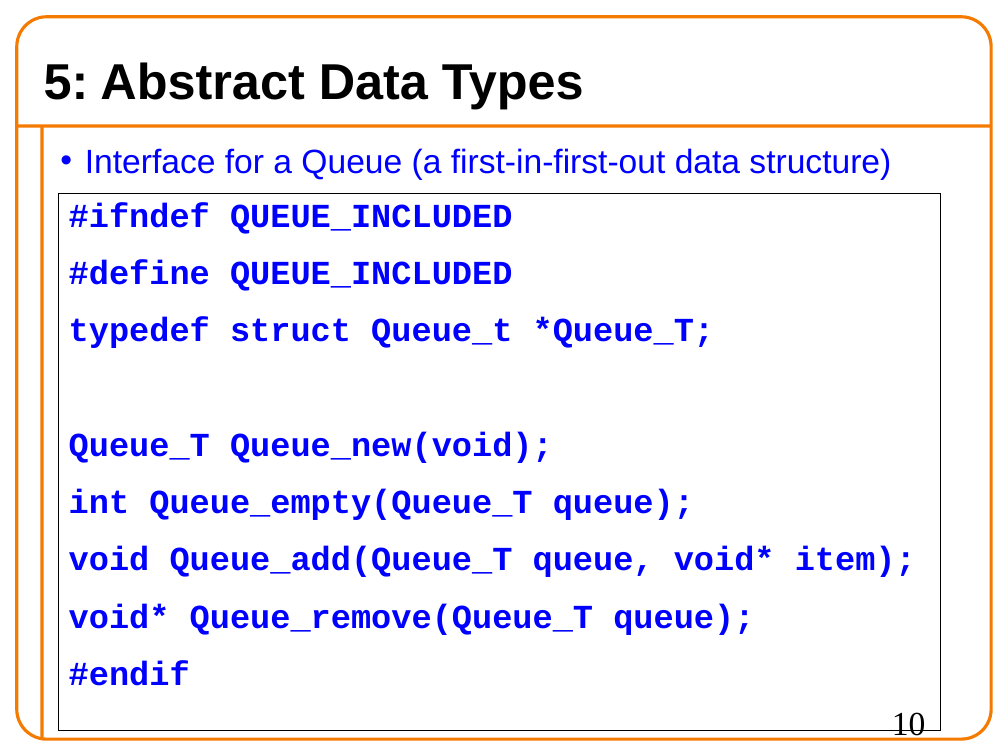
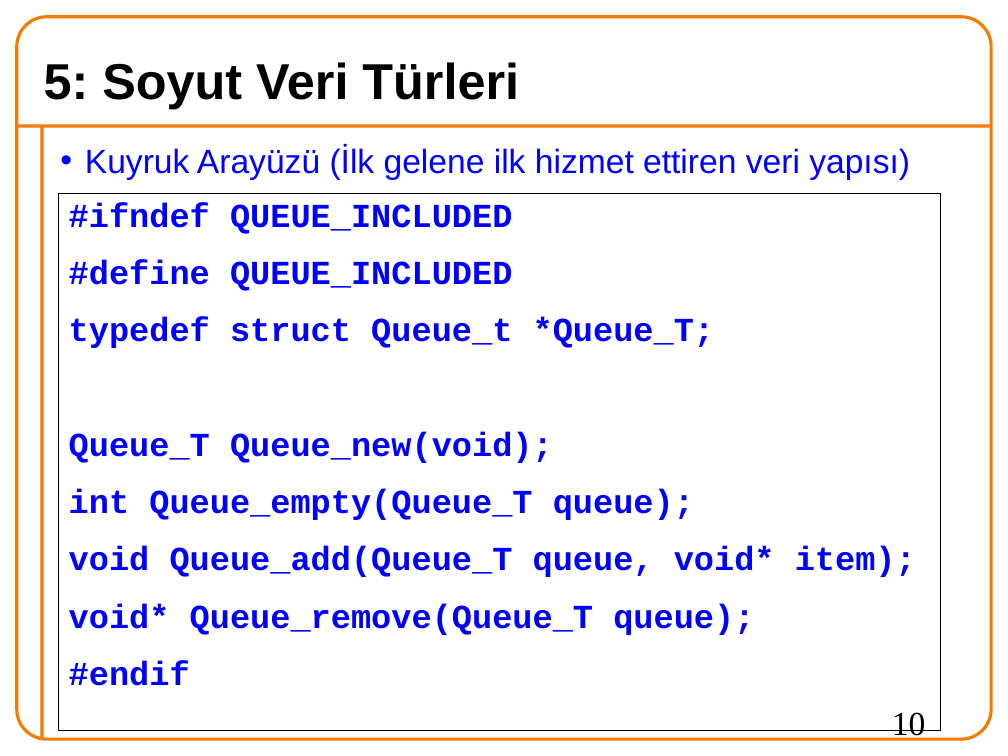
Before and after one commit to 19ceng/ceng201pro, a slide deck: slide 10 of 11mid.odp. Drawn at 1008x756 pixels with LibreOffice and Linux fonts; fonts in the diff are those of the drawing; background and template pictures are left out. Boxes give left, top, right and bottom in pixels: in the first picture for what was removed or moved away, otherwise in the second. Text is boxed around its words. In the diff, an @@ line names an element or a change of style, - is before the commit and + after.

```diff
--- a/11mid.odp
+++ b/11mid.odp
@@ title at (x1=44, y1=62, x2=519, y2=109): text changed @@
-5: Abstract Data Types
+5: Soyut Veri Türleri
@@ text at (x1=85, y1=146, x2=910, y2=180): text changed @@
-• Interface for a Queue (a first-in-first-out data structure)
+• Kuyruk Arayüzü (İlk gelene ilk hizmet ettiren veri yapısı)
```
Also in this commit, not shown: 10 other slides changed, 5 slides added, 6 slides removed, 5 other files.
